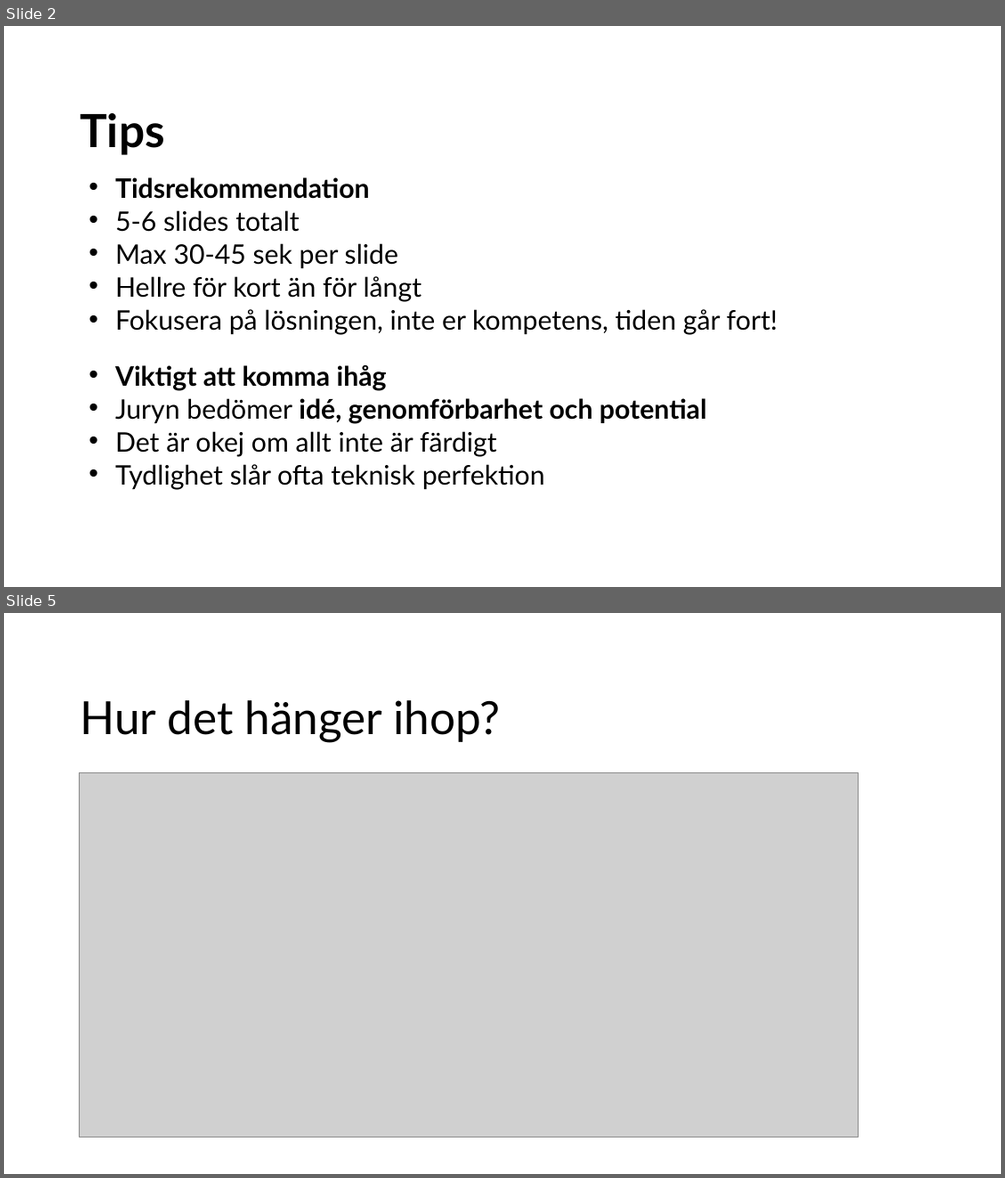
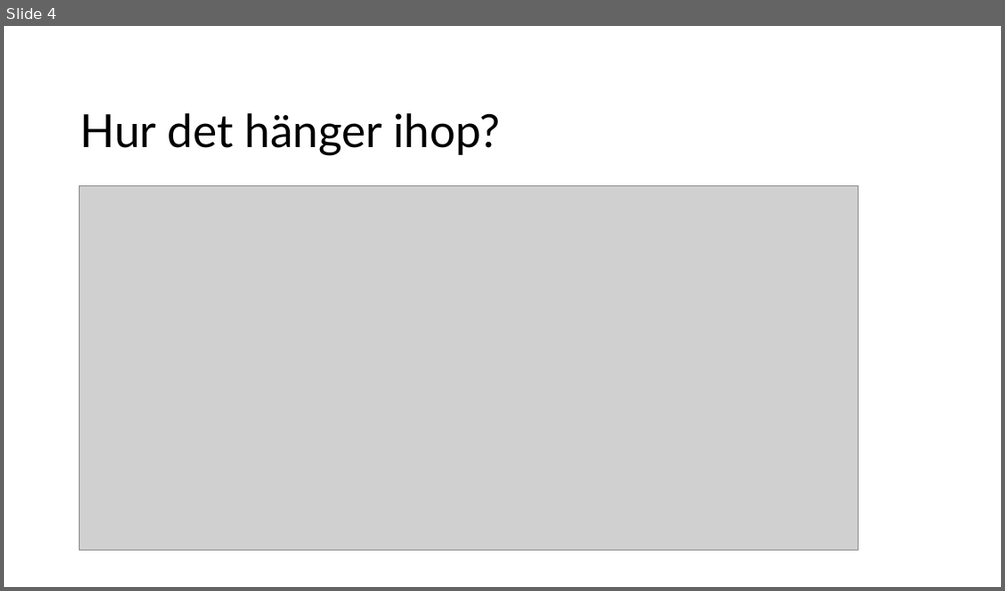
Before and after one commit to arizon-dread/region-orebro-lan, a slide deck: doc/Presentation KLIRR Hack Region Örebro län.odp. Shown one above the other, each under a label of ours: slides 2 and 5 before the commit, slide 4 after it; the slides between them are not shown. The pictures are 1005x1178 and 1005x591 pixels, drawn with LibreOffice and Linux fonts; fonts in the diff are those of the drawing; grey boxes stand for pictures. Boxes give left, top, right and bottom in pixels: in the first picture for what was removed or moved away, otherwise in the second. Text is boxed around its words. In the diff, an @@ line names an element or a change of style, - is before the commit and + after.

```diff
--- a/doc/Presentation KLIRR Hack Region Örebro län.odp
+++ b/doc/Presentation KLIRR Hack Region Örebro län.odp
@@ slide 2 removed at [4, 26, 1001, 587], background #FFFFFF @@
@@ title removed at [80, 113, 164, 155] @@
-Tips
@@ text removed at [115, 177, 777, 489] @@
-• Tidsrekommendation
-• 5-6 slides totalt
-• Max 30-45 sek per slide
-• Hellre för kort än för långt
-• Fokusera på lösningen, inte er kompetens, tiden går fort!
-• Viktigt att komma ihåg
-• Juryn bedömer idé, genomförbarhet och potential
-• Det är okej om allt inte är färdigt
-• Tydlighet slår ofta teknisk perfektion
@@ what was slide 5 is now slide 4 @@
```
Also in this commit, not shown: 4 slides changed, 1 slide added, 1 other slide removed.
